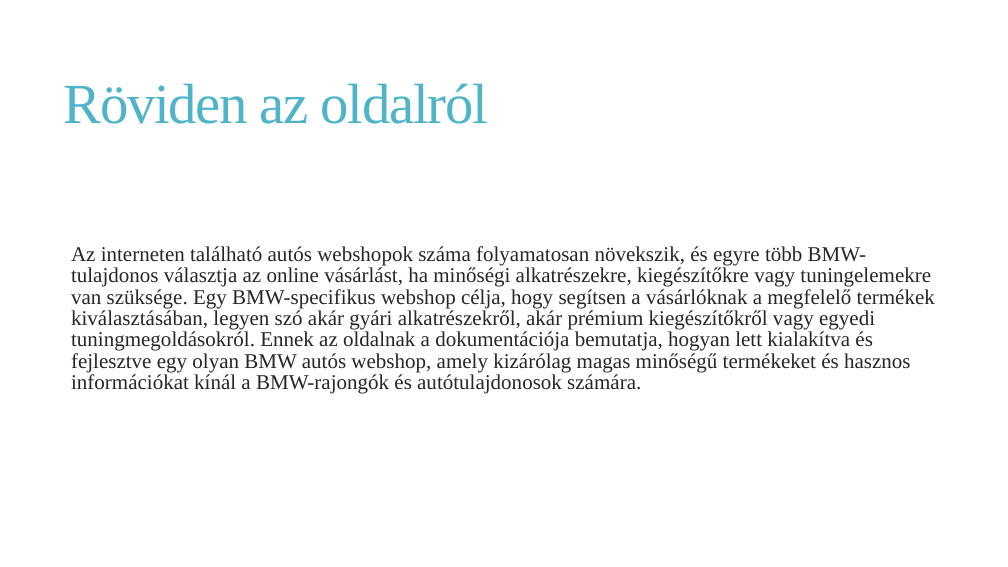
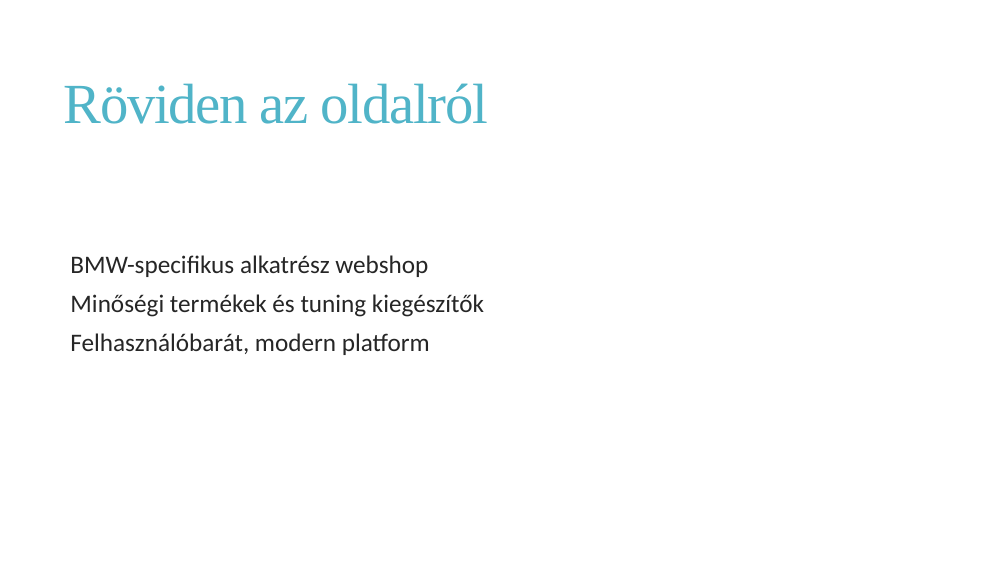
Before and after one commit to Racoonzz/car_shop, a slide deck: slide 2 of CarShoptprezentáció.pptx. Drawn at 1008x567 pixels with LibreOffice and Linux fonts; fonts in the diff are those of the drawing. Boxes give left, top, right and bottom in pixels: in the first picture for what was removed or moved away, otherwise in the second. Text is boxed around its words. In the diff, an @@ line names an element or a change of style, - is before the commit and + after.

```diff
--- a/CarShoptprezentáció.pptx
+++ b/CarShoptprezentáció.pptx
@@ text at (70,255,484,355): text changed; size 20 to 24 pt; font Times New Roman to Calibri @@
-  Az interneten található autós webshopok száma folyamatosan növekszik, és egyre több BMW-tulajdonos választja az online vásárlást, ha minőségi alkatrészekre, kiegészítőkre vagy tuningelemekre van szüksége. Egy BMW-specifikus webshop célja, hogy segítsen a vásárlóknak a megfelelő termékek kiválasztásában, legyen szó akár gyári alkatrészekről, akár prémium kiegészítőkről vagy egyedi tuningmegoldásokról. Ennek az oldalnak a dokumentációja bemutatja, hogyan lett kialakítva és fejlesztve egy olyan BMW autós webshop, amely kizárólag magas minőségű termékeket és hasznos információkat kínál a BMW-rajongók és autótulajdonosok számára.
+  BMW-specifikus alkatrész webshop
+  Minőségi termékek és tuning kiegészítők
+  Felhasználóbarát, modern platform
```
Also in this commit, not shown: 16 other slides changed, 1 other file.
